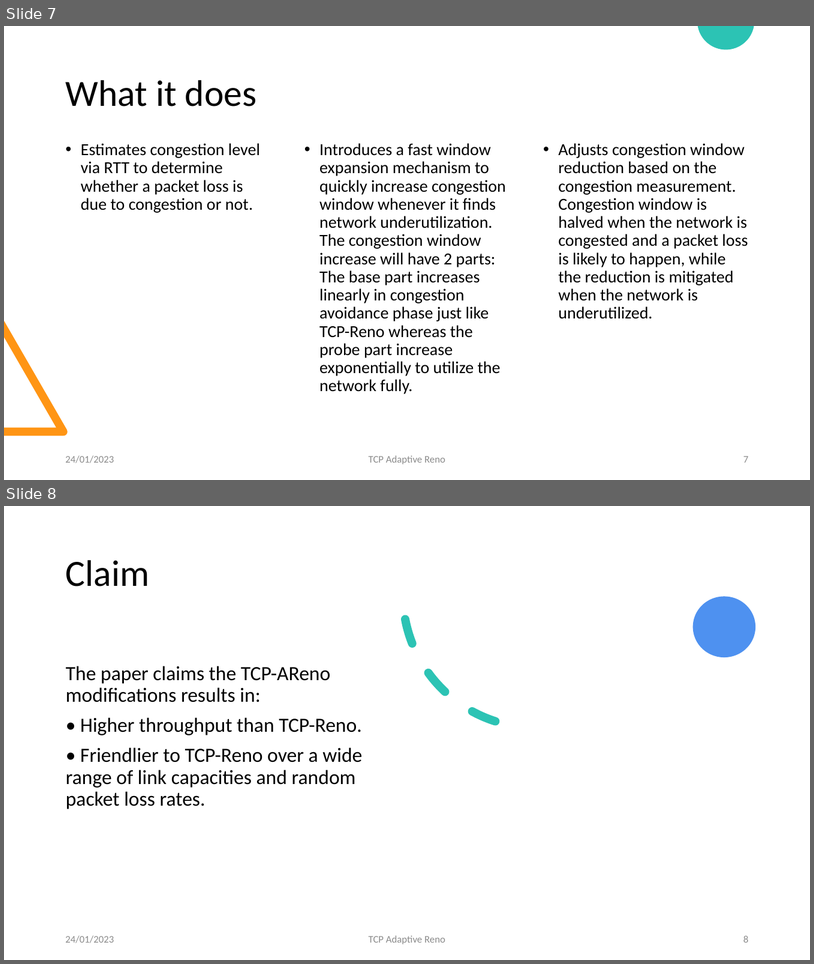
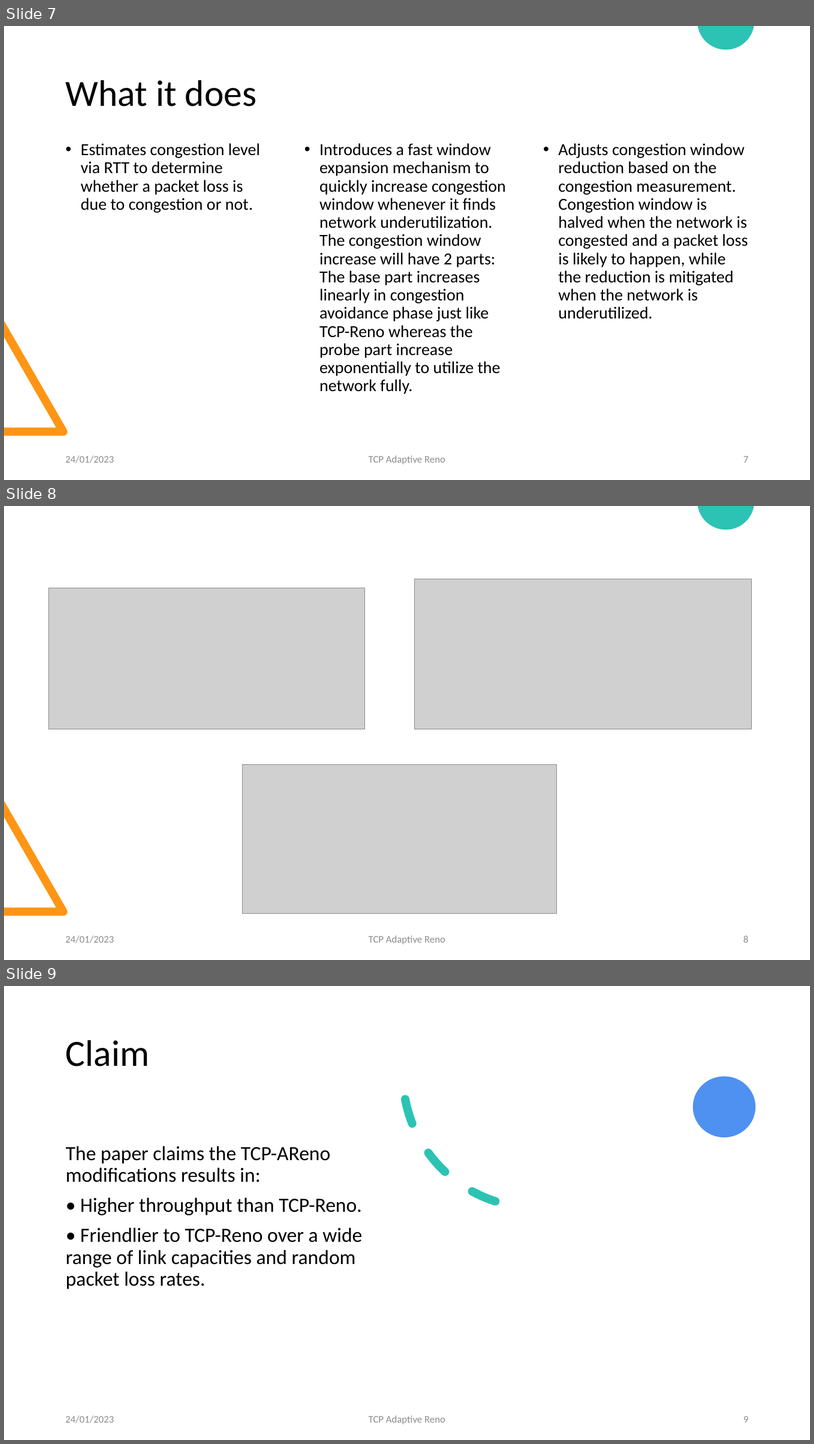
Before and after one commit to niananto/computer-networks-3-2, a slide deck: NS2 Project/Proposal/1805093-ns2-proposal.pptx. Shown one above the other, each under a label of ours: slides 7 and 8 before the commit, slides 7, 8 and 9 after it. The pictures are 814x964 and 814x1444 pixels, drawn with LibreOffice and Linux fonts; fonts in the diff are those of the drawing; grey boxes stand for pictures. Boxes give left, top, right and bottom in pixels: in the first picture for what was removed or moved away, otherwise in the second. Text is boxed around its words. In the diff, an @@ line names an element or a change of style, - is before the commit and + after.

```diff
--- a/NS2 Project/Proposal/1805093-ns2-proposal.pptx
+++ b/NS2 Project/Proposal/1805093-ns2-proposal.pptx
@@ slide 8 added at <box>4,506,810,960</box>, background #FFFFFF; not listed: 2 template elements that a slide beside it also shows @@
@@ picture added at <box>49,588,365,729</box> @@
@@ picture added at <box>416,579,752,729</box> @@
@@ picture added at <box>242,765,557,913</box> @@
@@ text added at <box>65,935,114,943</box>, 12 pt, text #8C8C8C @@
+24/01/2023
@@ text added at <box>369,935,446,944</box>, 12 pt, text #8C8C8C @@
+TCP Adaptive Reno
@@ page number added at <box>744,935,749,942</box>, 12 pt, text #8C8C8C @@
+8
@@ what was slide 8 is now slide 9 @@
@@ page number at <box>744,1416,749,1422</box>: text changed @@
-8
+9
```
Also in this commit, not shown: 29 other files.
